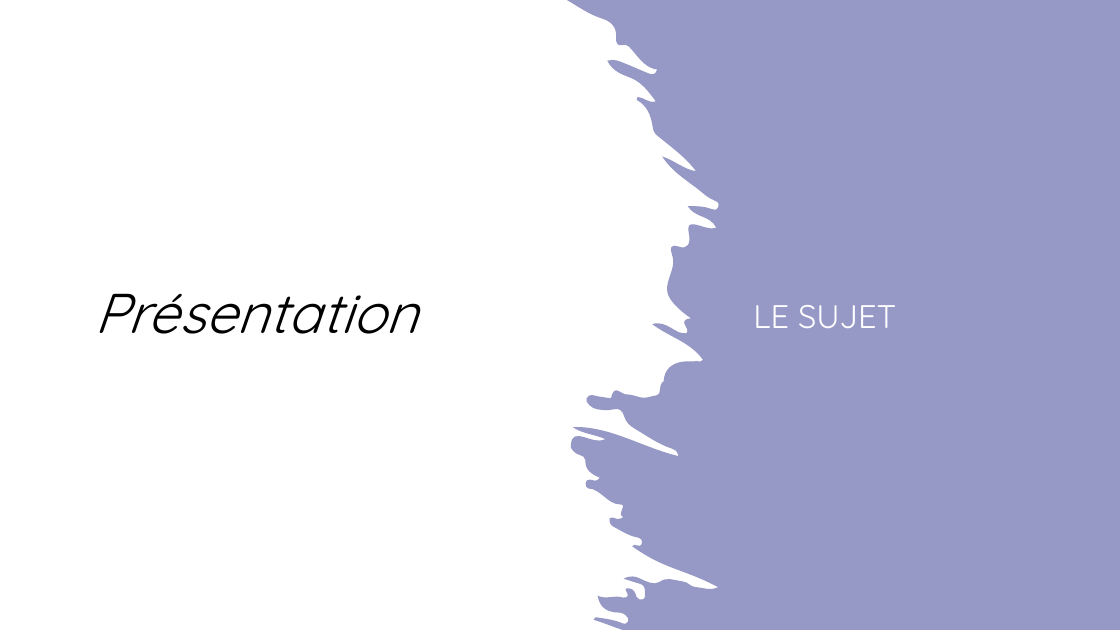
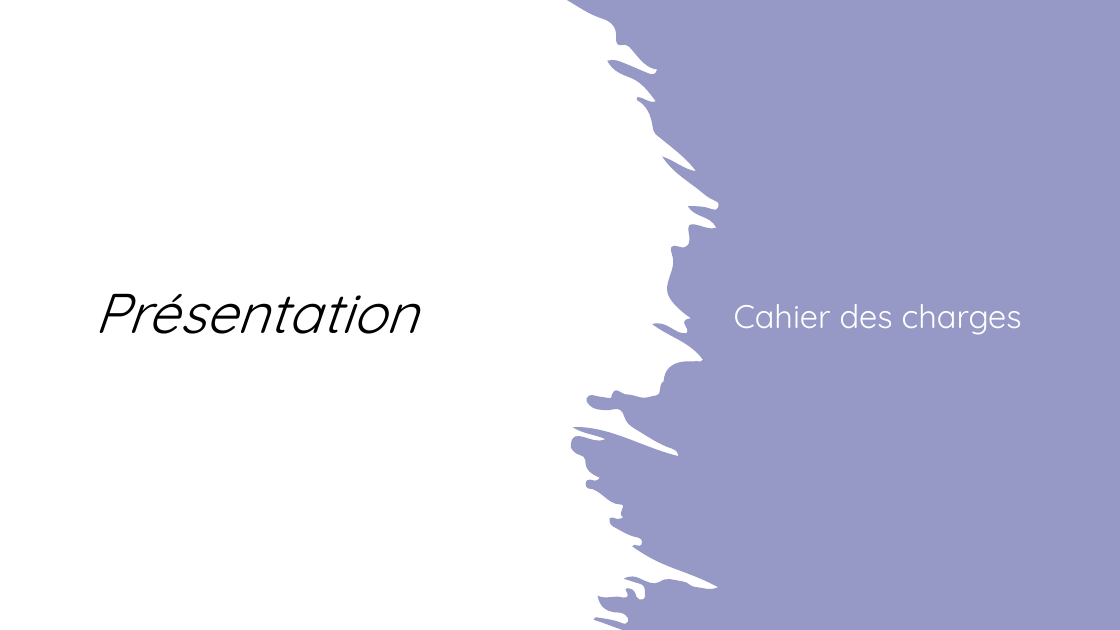
Before and after one commit to nicolasvanhuysse/ProjetAnnuaire, a slide deck: slide 2 of Présentation Projet Individuel Annuaire.pptx. Drawn at 1120x630 pixels with LibreOffice and Linux fonts; fonts in the diff are those of the drawing. Boxes give left, top, right and bottom in pixels: in the first picture for what was removed or moved away, otherwise in the second. Text is boxed around its words. In the diff, an @@ line names an element or a change of style, - is before the commit and + after.

```diff
--- a/Présentation Projet Individuel Annuaire.pptx
+++ b/Présentation Projet Individuel Annuaire.pptx
@@ text at (734,304,1022,335): text changed @@
-LE SUJET
+Cahier des charges
```
Also in this commit, not shown: 2 other slides changed, 1 slide removed, 1 other file.
